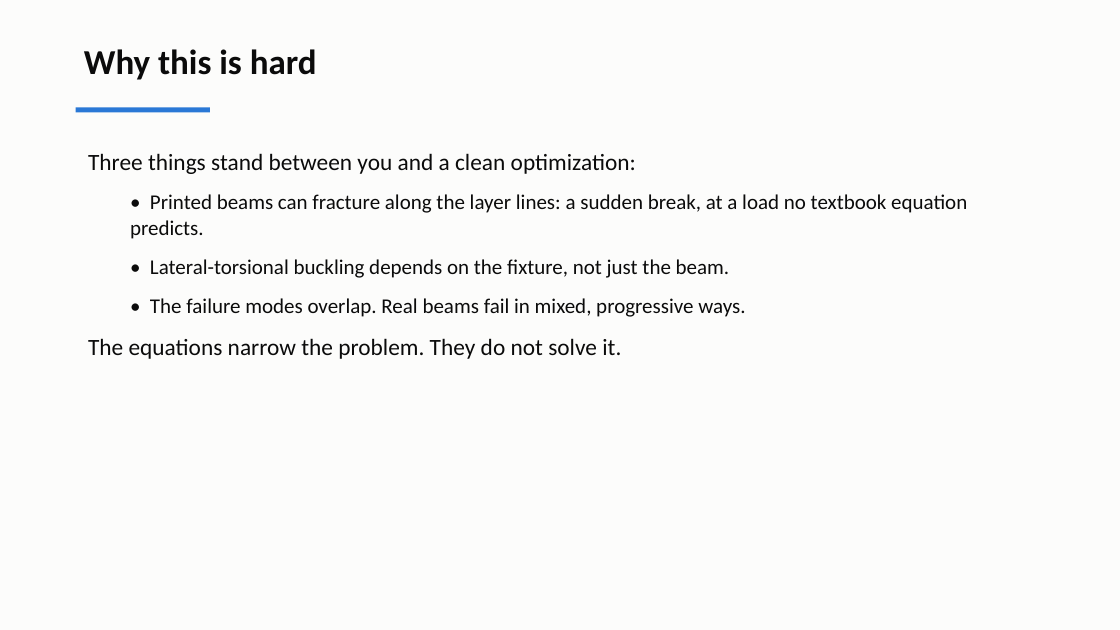
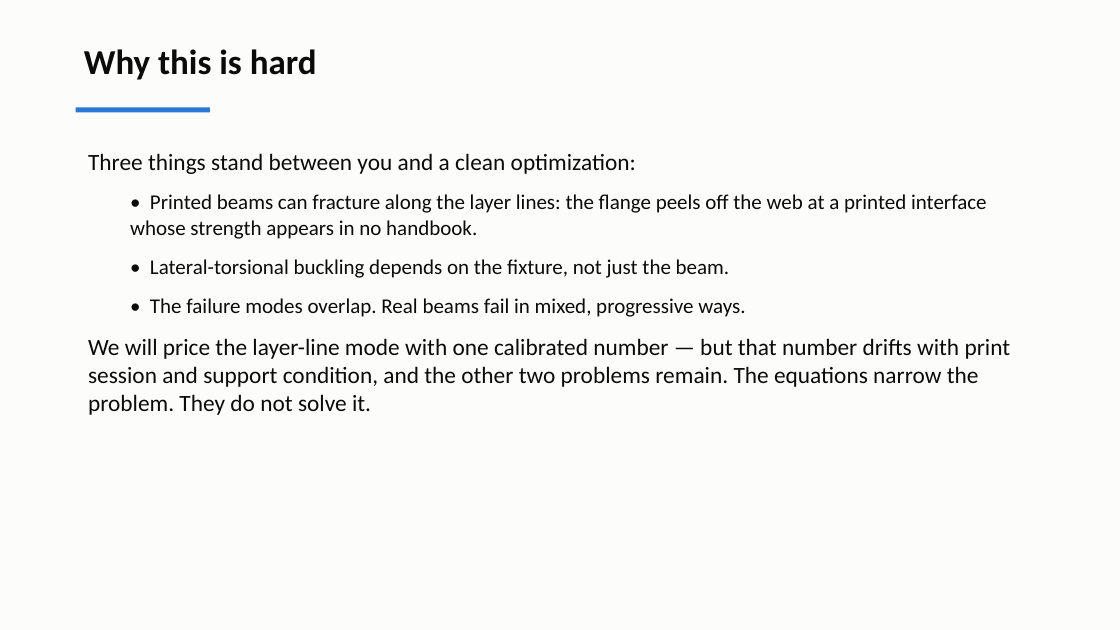
Before and after one commit to andrewvoss8-boop/core-me-data-science-activities-public, a slide deck: slide 4 of me323/Module1_drafts/ME323_Module1_Lecture1.pptx. Drawn at 1120x630 pixels with LibreOffice and Linux fonts; fonts in the diff are those of the drawing. Boxes give left, top, right and bottom in pixels: in the first picture for what was removed or moved away, otherwise in the second. Text is boxed around its words. In the diff, an @@ line names an element or a change of style, - is before the commit and + after.

```diff
--- a/me323/Module1_drafts/ME323_Module1_Lecture1.pptx
+++ b/me323/Module1_drafts/ME323_Module1_Lecture1.pptx
@@ text at <box>130,194,987,239</box>: text changed @@
-  • Printed beams can fracture along the layer lines: a sudden break, at a load no textbook equation predicts.
+  • Printed beams can fracture along the layer lines: the flange peels off the web at a printed interface whose strength appears in no handbook.
@@ text at <box>88,338,1011,415</box>: text changed @@
-The equations narrow the problem. They do not solve it.
+We will price the layer-line mode with one calibrated number — but that number drifts with print session and support condition, and the other two problems remain. The equations narrow the problem. They do not solve it.
```
Also in this commit, not shown: 7 other slides changed, 1 slide added, 1 slide removed, 9 other files.
